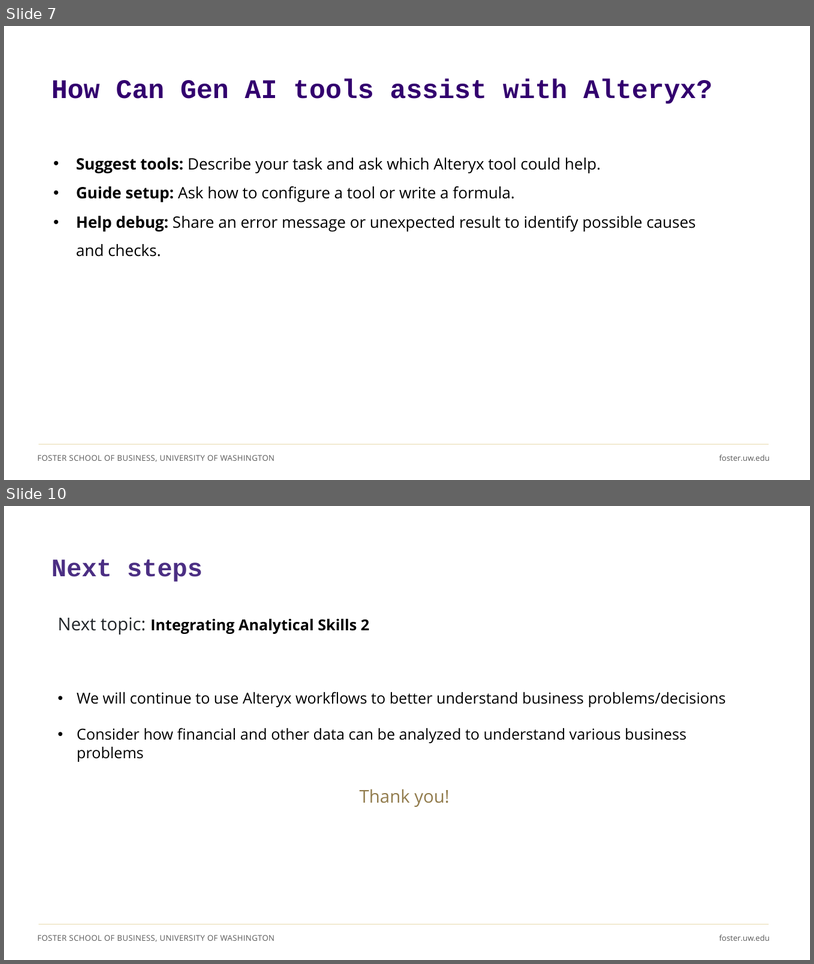
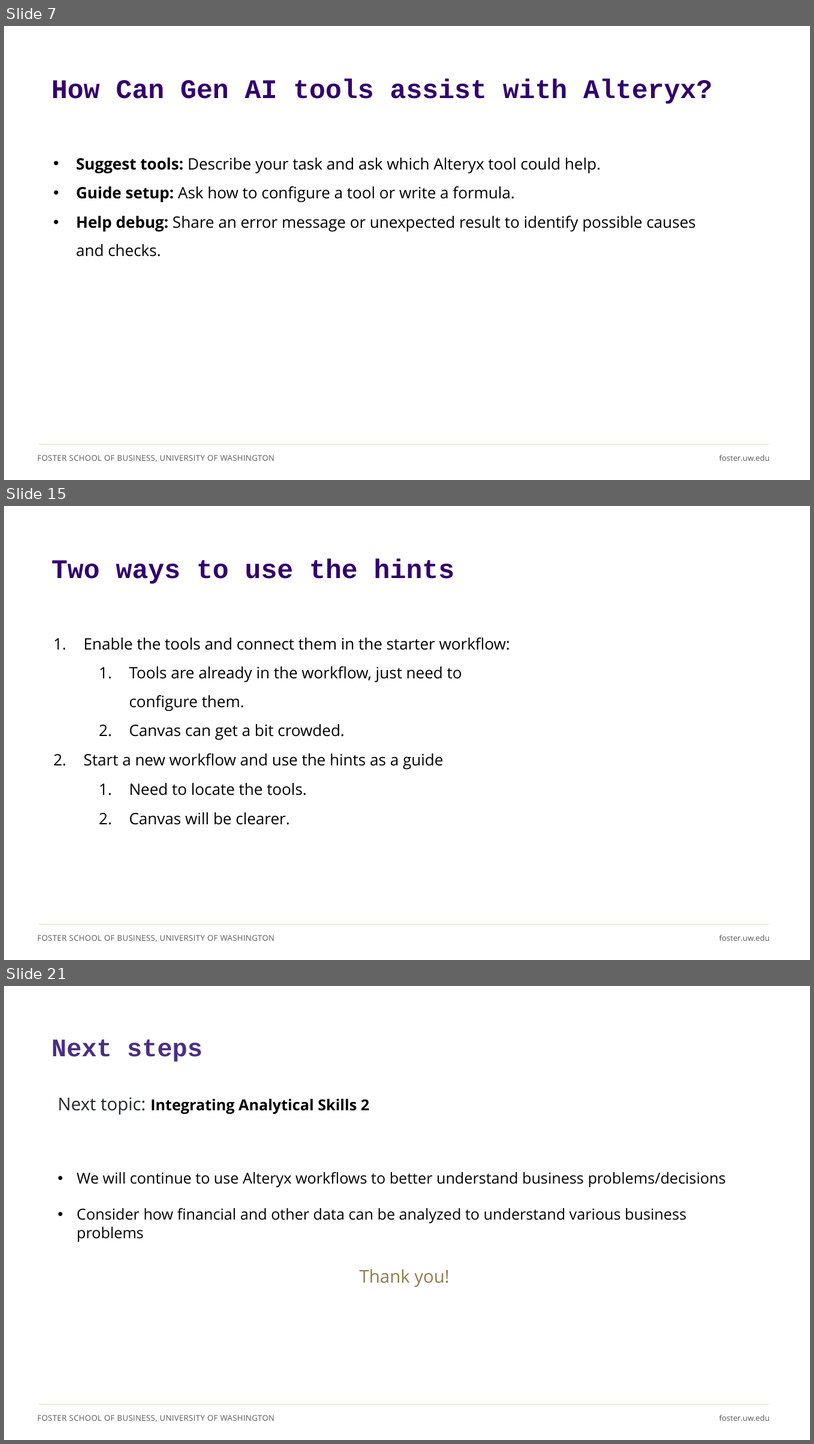
Before and after one commit to ashercurtis/slides.io, a slide deck: ACCTG320/ACCTG320Class10_2026.pptx. Shown one above the other, each under a label of ours: slides 7 and 10 before the commit, slides 7, 15 and 21 after it; the slides between them are not shown. The pictures are 814x964 and 814x1444 pixels, drawn with LibreOffice and Linux fonts; fonts in the diff are those of the drawing. Boxes give left, top, right and bottom in pixels: in the first picture for what was removed or moved away, otherwise in the second. Text is boxed around its words. In the diff, an @@ line names an element or a change of style, - is before the commit and + after.

```diff
--- a/ACCTG320/ACCTG320Class10_2026.pptx
+++ b/ACCTG320/ACCTG320Class10_2026.pptx
@@ slide 15 added at box(4, 506, 810, 960), background #FFFFFF; not listed: 3 template elements that a slide beside it also shows @@
@@ title added at box(51, 559, 455, 584), 32 pt, text #32006E, bold @@
+Two ways to use the hints
@@ text added at box(84, 637, 510, 825), 18.7 pt, text #000000 @@
+1. Enable the tools and connect them in the starter workflow:
+  1. Tools are already in the workflow, just need to configure them.
+  2. Canvas can get a bit crowded.
+2. Start a new workflow and use the hints as a guide
+  1. Need to locate the tools.
+  2. Canvas will be clearer.
@@ what was slide 10 is now slide 21 @@
```
Also in this commit, not shown: 2 slides changed, 13 other slides added, 3 slides removed, 1 other file.
